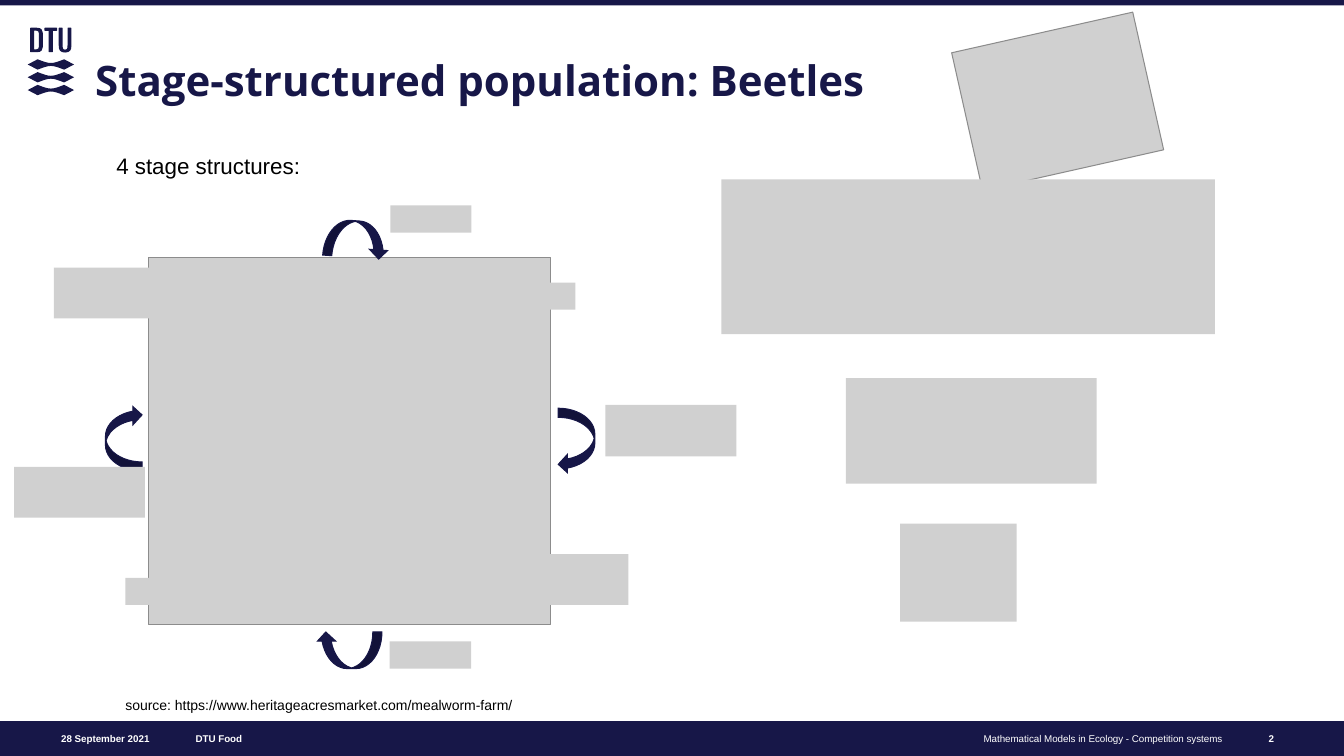
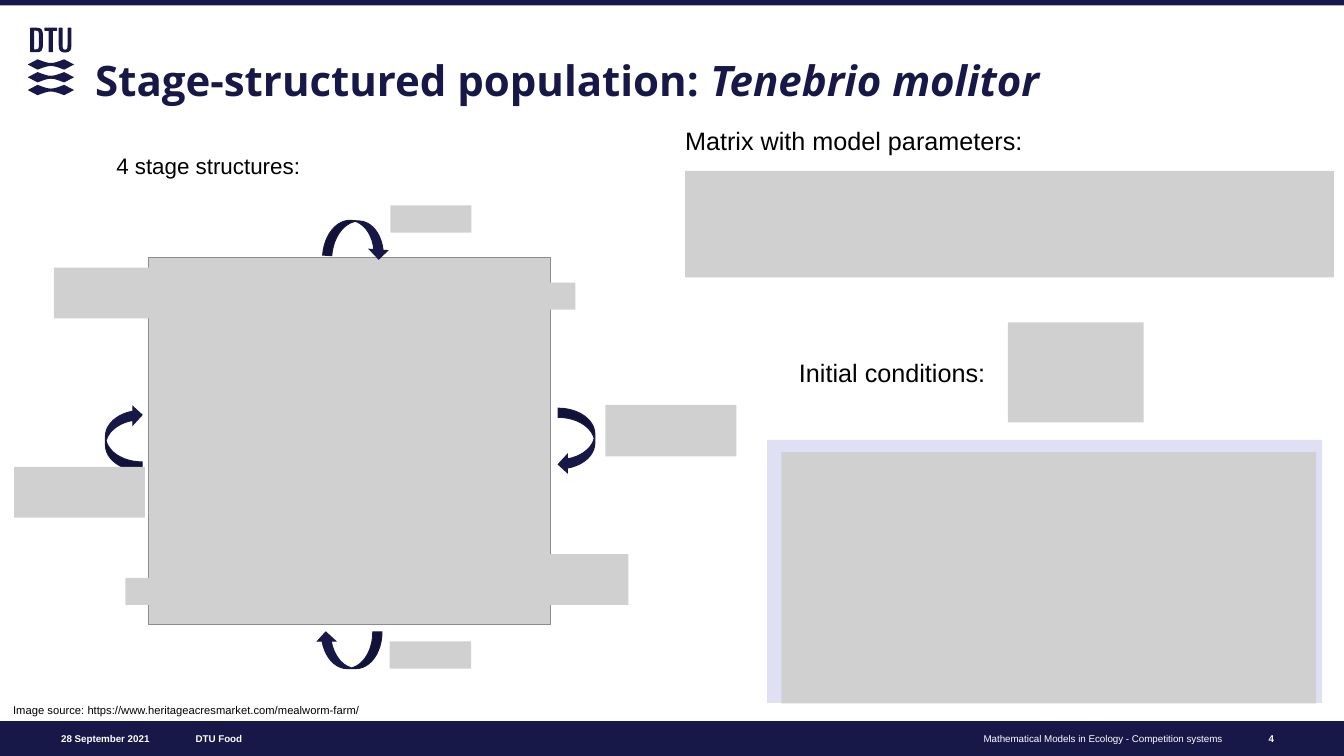
Before and after one commit to chrberrig/MatBio, a slide deck: slide 4 of presentations/6_structured_population.pptx (slide 2 before the commit). Drawn at 1344x756 pixels with LibreOffice and Linux fonts; fonts in the diff are those of the drawing; grey boxes stand for pictures. Boxes give left, top, right and bottom in pixels: in the first picture for what was removed or moved away, otherwise in the second. Text is boxed around its words. In the diff, an @@ line names an element or a change of style, - is before the commit and + after.

Commit message:
structured pop presentation

```diff
--- a/presentations/6_structured_population.pptx
+++ b/presentations/6_structured_population.pptx
@@ picture removed at (x1=952, y1=12, x2=1164, y2=190) @@
@@ title at (x1=95, y1=64, x2=1039, y2=106): text changed @@
-Stage-structured population: Beetles
+Stage-structured population: Tenebrio molitor
@@ text added at (x1=685, y1=131, x2=1022, y2=156), 18 pt, text #000000 @@
+Matrix with model parameters:
@@ picture resized from (x1=722, y1=179, x2=1215, y2=335) to (x1=686, y1=171, x2=1334, y2=278) @@
@@ picture added at (x1=1008, y1=323, x2=1144, y2=422) @@
@@ text added at (x1=799, y1=363, x2=985, y2=383), 18 pt, text #000000 @@
+Initial conditions:
@@ picture removed at (x1=846, y1=378, x2=1097, y2=484) @@
@@ rectangle added at (x1=767, y1=440, x2=1323, y2=703), fill #E0E0F5 @@
@@ picture added at (x1=781, y1=453, x2=1316, y2=704) @@
@@ picture removed at (x1=900, y1=523, x2=1017, y2=621) @@
@@ text at (x1=13, y1=706, x2=359, y2=716): text changed; size 10 to 8 pt @@
-source: https://www.heritageacresmarket.com/mealworm-farm/
+Image source: https://www.heritageacresmarket.com/mealworm-farm/
@@ page number at (x1=1269, y1=735, x2=1274, y2=742): text changed @@
-2
+4
```
Also in this commit, not shown: 4 other slides changed, 11 slides added, 8 slides removed, 2 other files.
